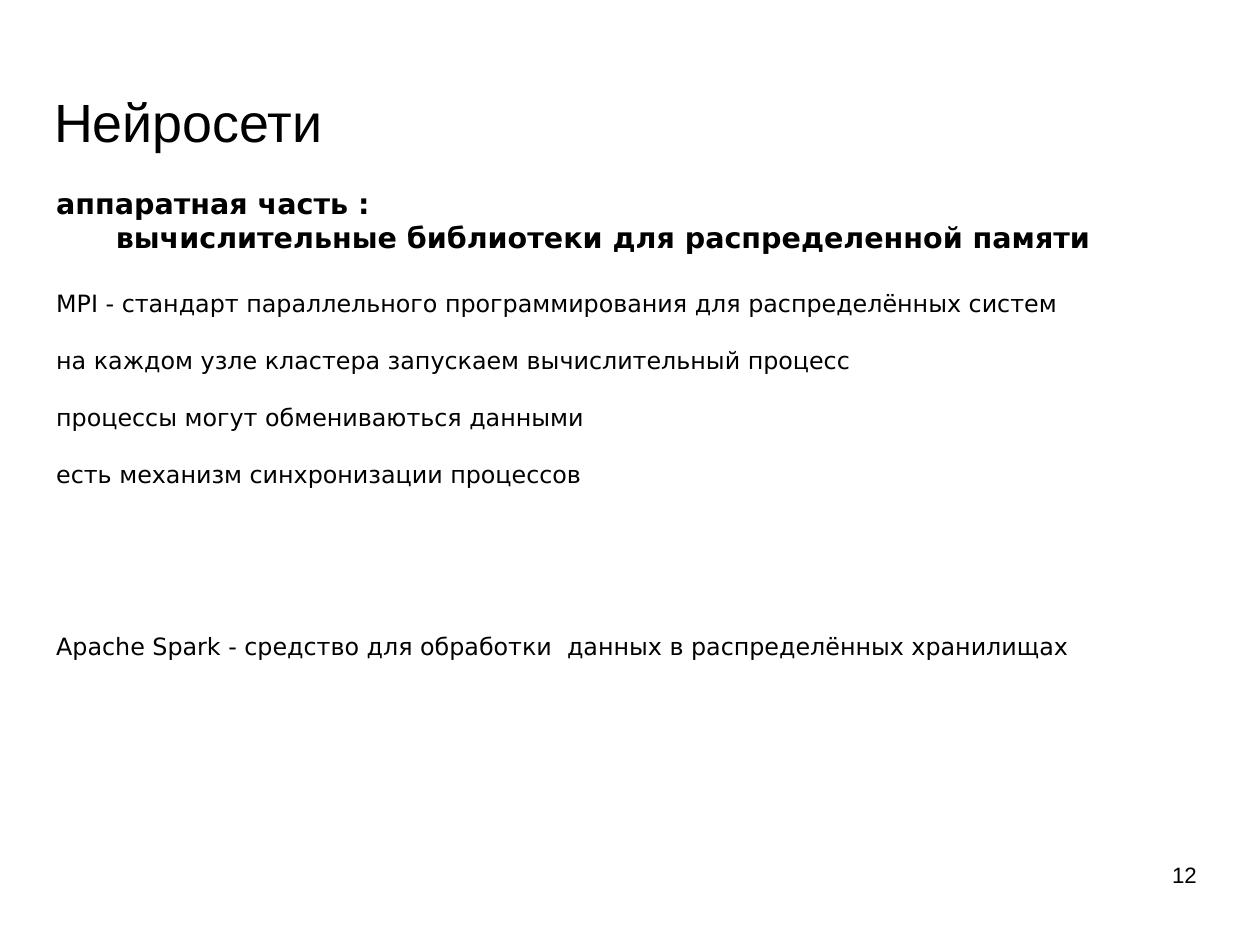
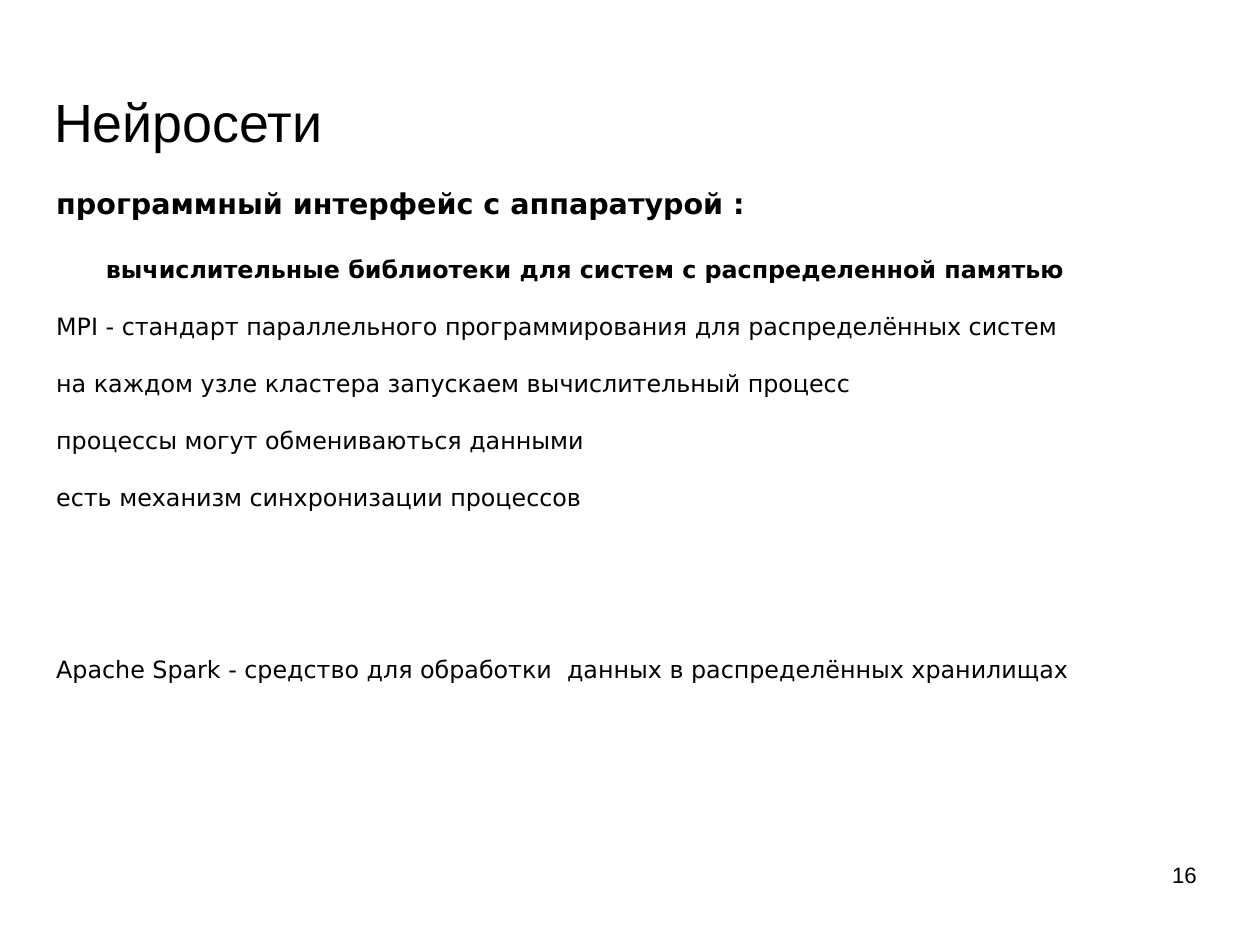
Before and after one commit to mechanoid5/ml_lectorium_legacy, a slide deck: slide 16 of 19-tech-stack-tf.odp (slide 12 before the commit). Drawn at 1260x945 pixels with LibreOffice and Linux fonts; fonts in the diff are those of the drawing; background and template pictures are left out. Boxes give left, top, right and bottom in pixels: in the first picture for what was removed or moved away, otherwise in the second. Text is boxed around its words. In the diff, an @@ line names an element or a change of style, - is before the commit and + after.

```diff
--- a/19-tech-stack-tf.odp
+++ b/19-tech-stack-tf.odp
@@ text at [56, 192, 1063, 283]: text changed; size 18 to 15 pt @@
-аппаратная часть :
-вычислительные библиотеки для распределенной памяти
+программный интерфейс с аппаратурой :
+вычислительные библиотеки для систем с распределенной памятью
@@ page number at [1172, 867, 1197, 884]: text changed @@
-12
+16
```
Also in this commit, not shown: 9 other slides changed, 8 slides added, 2 slides removed.
